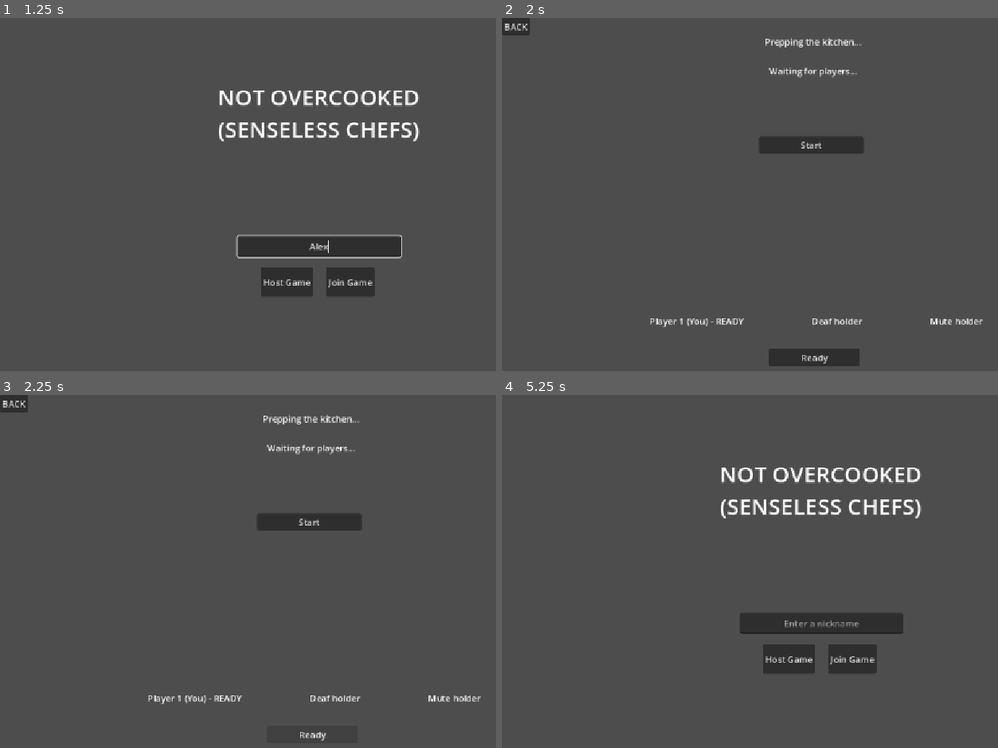
Above: before the commit, frames 1-4 (two rows, left to right).
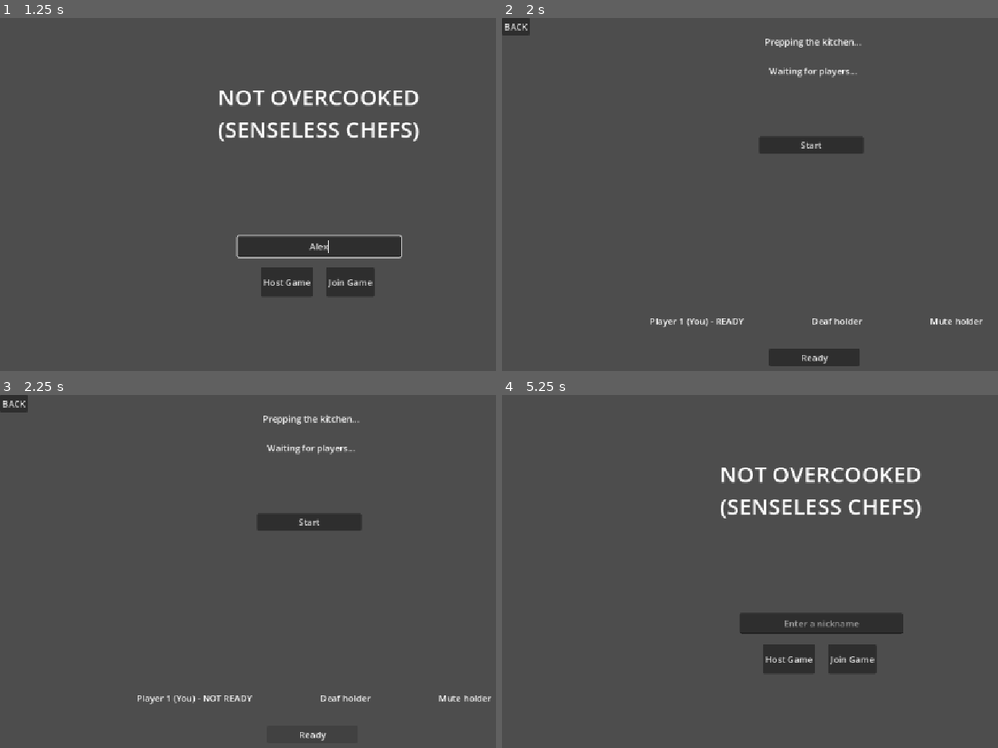
Above: after the commit, the same moments.

Repository: tszyana/SenselessChefs
Game: Godot game, scene res://scenes/main_menu.tscn
Same seed, same stepped clock (60 frames per second), same inputs: the game is played once before the commit and once after it.
Inputs (mouse positions are in pixels of both pictures, inside the frame that each line leads up to):
- Up to frame 1 (1.25 s): click (317, 247) at 0.52 s; type "Alex" at 0.6 s
- Up to frame 2 (2 s): click "Host Game" at 1.25 s
- Up to frame 3 (2.25 s): click "Ready" at 2 s
- Up to frame 4 (5.25 s): click "Ready" at 2.75 s; click "Start" at 3.5 s; click "Start" at 4.25 s; click "BACK" at 5 s

Frames 1-2 are identical in both runs. In frame 3, 0.6% of the frame differs, in the area x 27-100%, y 85-88%; in frame 4, nothing differs.
Error before the commit: Invalid access to property or key 'role' on a base object of type 'bool'. (res://scripts/lobby.gd:47)

Commit message:
bug fixes

Diff:
--- a/scripts/game_state.gd
+++ b/scripts/game_state.gd
@@ -16,13 +16,12 @@
 
 func add_player(player_id: int) -> void:
 	player_states[player_id] = {
-		"role": playerNum,
+		"role": -1,
 		"ready": false,
 		"nickname": ""
 	}
 
 	print("Added player ", player_id)
-	playerNum += 1
 
 func remove_player(player_id: int) -> void:
 	player_states.erase(player_id)
@@ -32,6 +31,10 @@
 	if playerNum > 0:
 		playerNum -= 1
 
+func set_player_role(id: int) -> void:
+	player_states[id]["role"] = playerNum
+	playerNum += 1
+
 func set_nickname(name: String) -> void:
 	nickname = name
 
--- a/scripts/lobby.gd
+++ b/scripts/lobby.gd
@@ -10,6 +10,7 @@
 	multiplayer.peer_disconnected.connect(_on_peer_disconnected)
 
 	GameState.add_player(multiplayer.get_unique_id())
+	GameState.set_player_role(multiplayer.get_unique_id())
 
 	update_player_list()
 
@@ -20,6 +21,7 @@
 	print("Player connected: ", id)
 	if multiplayer.is_server():
 		GameState.add_player(id)
+		GameState.set_player_role(id)
 	update_player_list()
 
 func _on_peer_disconnected(id: int) -> void:
@@ -72,7 +74,7 @@
 	#GameState.player_states[multiplayer.get_unique_id()] = is_ready
 
 	if multiplayer.is_server():
-		GameState.player_states[multiplayer.get_unique_id()] = is_ready
+		GameState.player_states[multiplayer.get_unique_id()]["ready"] = is_ready
 		update_player_list()
 		sync_ready_states.rpc(GameState.player_states)
 	else:
